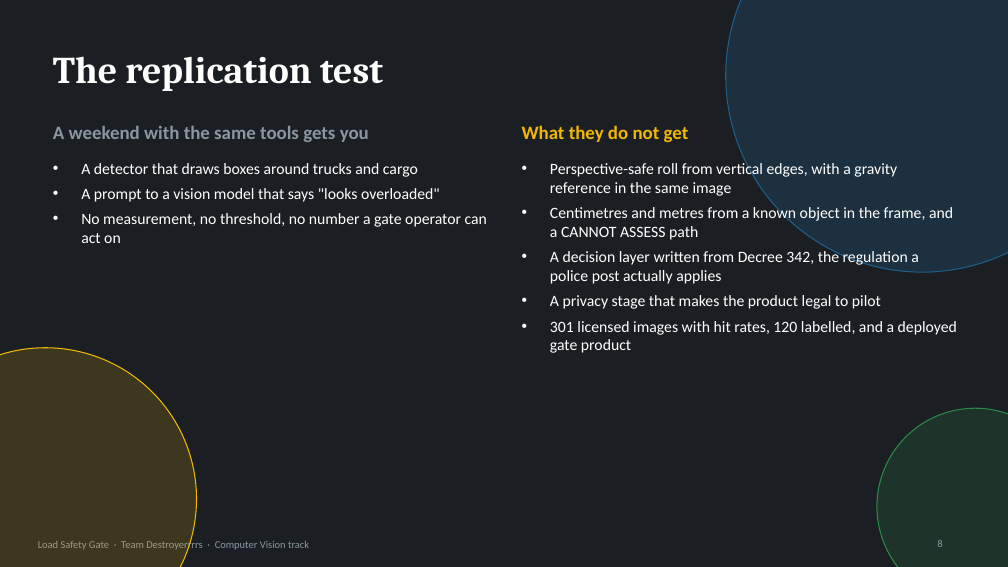
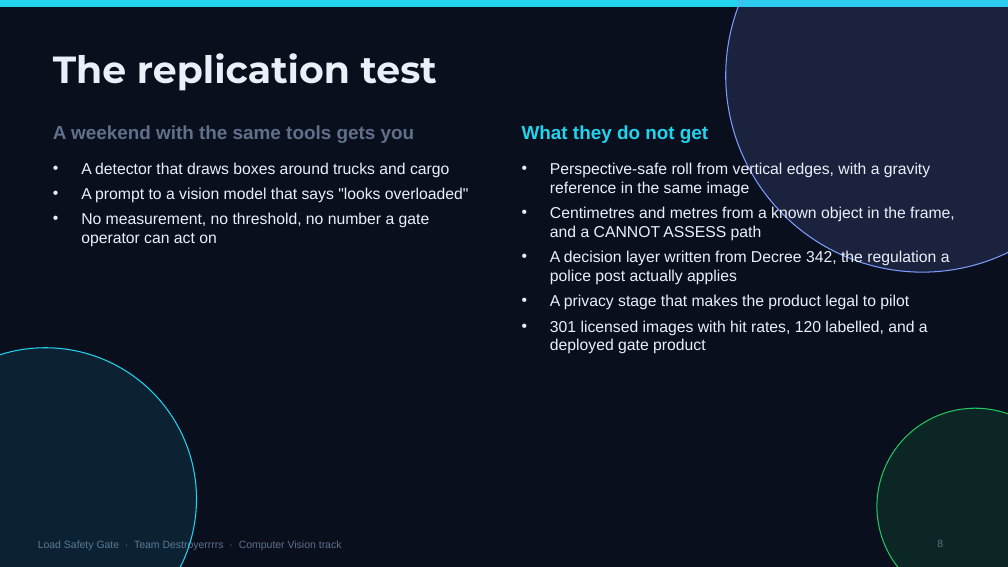
Before and after one commit to Winner-121/Destroyerrrrs_Final_Stage, a slide deck: slide 8 of deck/LoadSafetyGate_deck.pptx. Drawn at 1008x567 pixels with LibreOffice and Linux fonts; fonts in the diff are those of the drawing. Boxes give left, top, right and bottom in pixels: in the first picture for what was removed or moved away, otherwise in the second. Text is boxed around its words. In the diff, an @@ line names an element or a change of style, - is before the commit and + after.

```diff
--- a/deck/LoadSafetyGate_deck.pptx
+++ b/deck/LoadSafetyGate_deck.pptx
@@ background #1B1F23 to #0A0F1E @@
@@ rectangle added at box(0, 0, 1008, 7), fill #22D3EE, outline #22D3EE 1 pt @@
@@ ellipse at box(726, 0, 1008, 272): fill #1F5F8B at 28% opacity to #7C9CFF at 14% opacity; outline #1F5F8B 1 pt to #7C9CFF 1 pt @@
@@ text "The replication test" at box(53, 53, 437, 91): font Cambria to Montserrat, text colour #FFFFFF to #EAF0FA @@
@@ text "What they do not get" at box(522, 125, 708, 143): font Calibri to Arial, text colour #F2B705 to #22D3EE @@
@@ text "A detector that draws boxes ..." at box(81, 162, 468, 247): font Calibri to Arial, text colour #FFFFFF to #EAF0FA @@
@@ text "Perspective-safe roll from vertical edges, ..." at box(550, 161, 955, 354): font Calibri to Arial, text colour #FFFFFF to #EAF0FA @@
@@ ellipse at box(0, 348, 197, 567): fill #F2B705 at 16% opacity to #22D3EE at 10% opacity; outline #F2B705 1 pt to #22D3EE 1 pt @@
@@ ellipse at box(877, 408, 1008, 567): fill #2A8A4A at 20% opacity to #22C55E at 12% opacity; outline #2A8A4A 1 pt to #22C55E 1 pt @@
@@ font Calibri to Arial, text colour #8A96A0 to #60708A in 3 elements at box(53, 125, 415, 143), box(937, 540, 943, 547), box(38, 540, 342, 551) @@
```
Also in this commit, not shown: 10 other slides changed, 2 other files.
